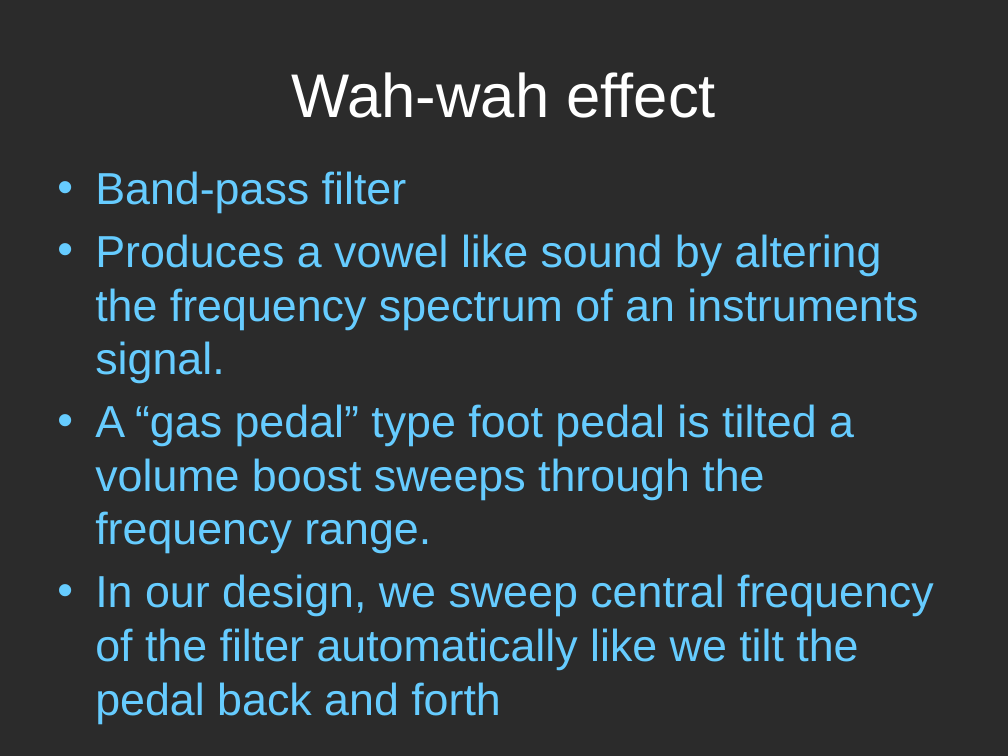
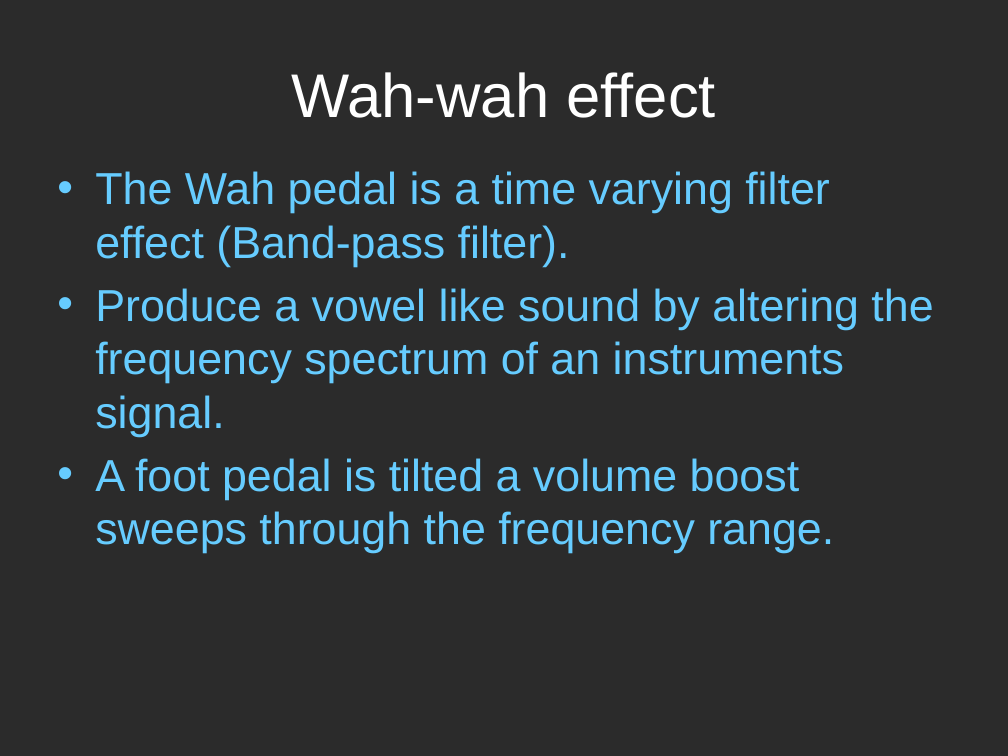
Before and after one commit to inteljack/EL6183-Digital-Signal-Processing-Lab-2015-Fall, a slide deck: slide 10 of project/jason/ppt.pptx. Drawn at 1008x756 pixels with LibreOffice and Linux fonts; fonts in the diff are those of the drawing; background and template pictures are left out; a plain dark background stands for a picture behind light text. Boxes give left, top, right and bottom in pixels: in the first picture for what was removed or moved away, otherwise in the second. Text is boxed around its words. In the diff, an @@ line names an element or a change of style, - is before the commit and + after.

```diff
--- a/project/jason/ppt.pptx
+++ b/project/jason/ppt.pptx
@@ text at (95, 171, 933, 553): text changed @@
-• Band-pass filter
-• Produces a vowel like sound by altering the frequency spectrum of an instruments signal.
-• A “gas pedal” type foot pedal is tilted a volume boost sweeps through the frequency range.
-• In our design, we sweep central frequency of the filter automatically like we tilt the pedal back and forth
+• The Wah pedal is a time varying filter effect (Band-pass filter).
+• Produce a vowel like sound by altering the frequency spectrum of an instruments signal.
+• A foot pedal is tilted a volume boost sweeps through the frequency range.
```
Also in this commit, not shown: 8 other slides changed, 1 slide added, 1 slide removed, 8 other files.
